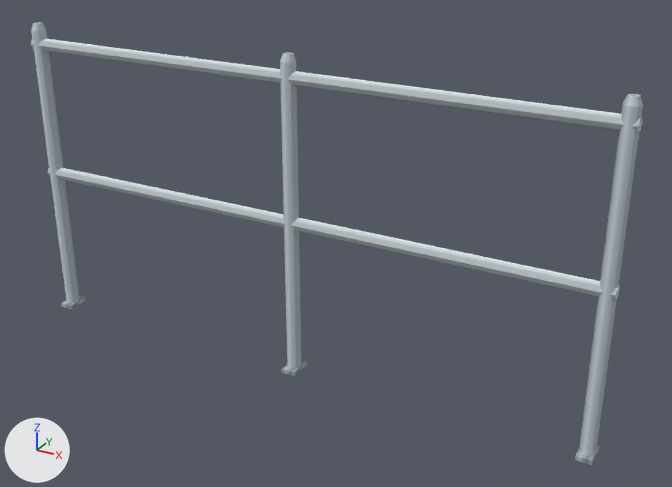
Two versions of the glTF model assets/environment/pool/props/models/pool_guardrail_straight.glb, one commit apart.
Both versions are drawn from a camera (50 mm lens) standing at (1.41, -2.27, 1.63) and looking at (0.13, 0.04, 0.47). The lights are fixed; the arrows at lower left show +X, +Y and +Z. The first picture is the older version. Vertices at exactly the same position are counted once.

In view in the first picture: 'core_pool_guardrail_straight'.
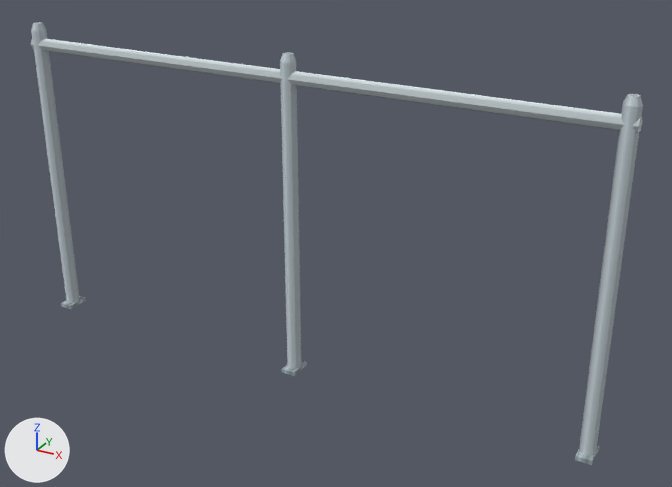
Location of each change, (x1, y1, x2, y2) in pixels of the pictures (672 x 487 px):
part 1 of me_core_pool_guardrail_straight, deleted
    before: (48, 168, 620, 300)

The change, as a list of edits to the scene's bpy script:
```text
Change me_core_pool_guardrail_straight:
    used by ob_core_pool_guardrail_straight; location = (0.0, 0.0, 0.0)
    remove me_core_pool_guardrail_straight.from_pydata(...)  # 138 vertices, 244 faces; spans x -1.0..1.0, y -0.04..0.04, z 0.0..1.05
    add me_core_pool_guardrail_straight.from_pydata(...)  # 120 vertices, 212 faces; spans x -1.0..1.0, y -0.04..0.04, z 0.0..1.05
    me_core_pool_guardrail_straight part 1: the loose piece of 18 vertices spanning x -1.0..1.0, y -0.02..0.02, z 0.5..0.55 is deleted
```
